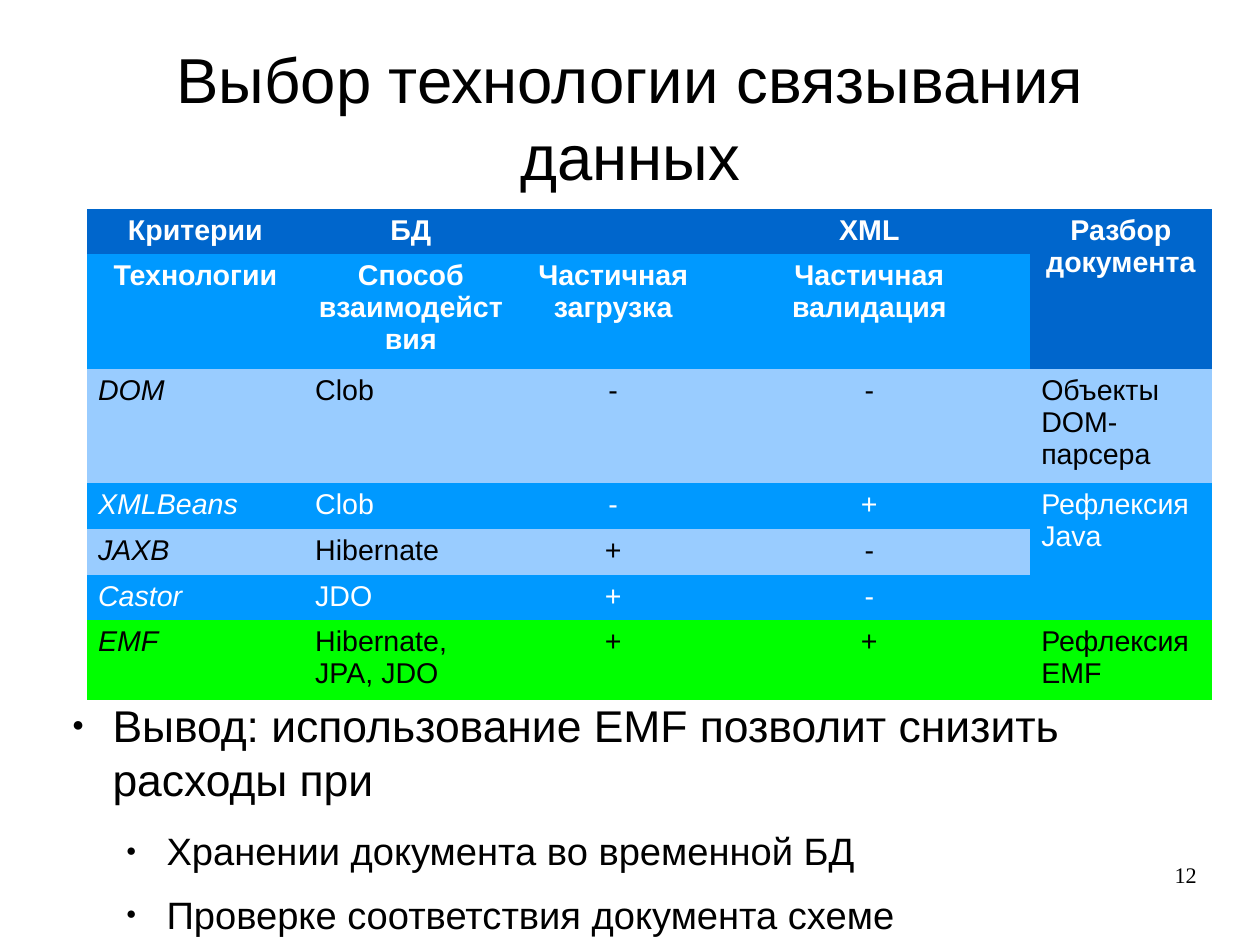
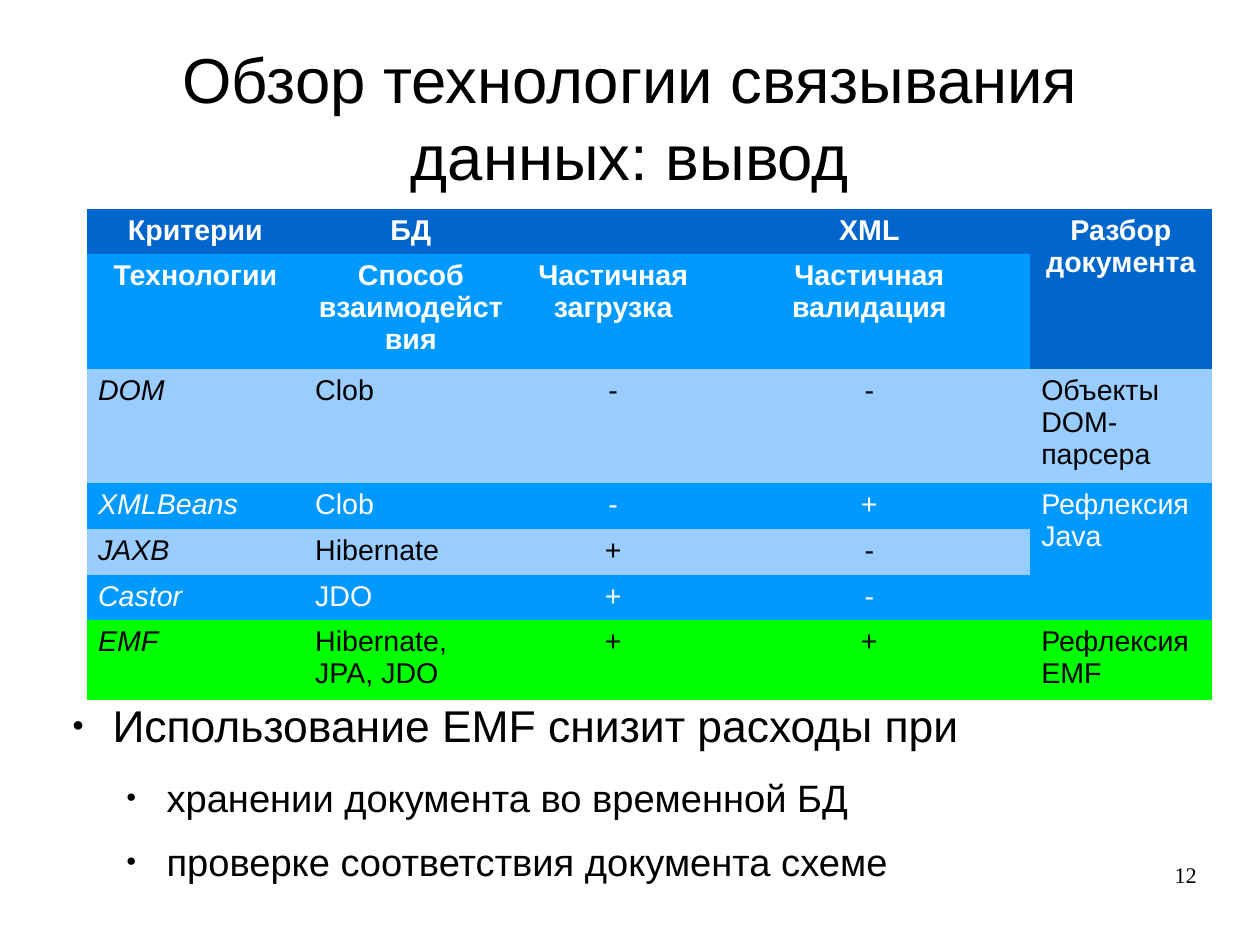
Before and after one commit to aeremenok/a-team-777, a slide deck: slide 12 of diploma/eav/diploma/demo.odp. Drawn at 1260x945 pixels with LibreOffice and Linux fonts; fonts in the diff are those of the drawing. Boxes give left, top, right and bottom in pixels: in the first picture for what was removed or moved away, otherwise in the second. Text is boxed around its words. In the diff, an @@ line names an element or a change of style, - is before the commit and + after.

```diff
--- a/diploma/eav/diploma/demo.odp
+++ b/diploma/eav/diploma/demo.odp
@@ title at (x1=182, y1=56, x2=1078, y2=192): text changed @@
-Выбор технологии связывания данных
+Обзор технологии связывания данных: вывод
@@ text at (x1=113, y1=711, x2=959, y2=884): text changed @@
-● Вывод: использование EMF позволит снизить расходы при
-  ● Хранении документа во временной БД
-  ● Проверке соответствия документа схеме
+● Использование EMF снизит расходы при
+  ● хранении документа во временной БД
+  ● проверке соответствия документа схеме
```
Also in this commit, not shown: 7 other slides changed, 2 other files.
